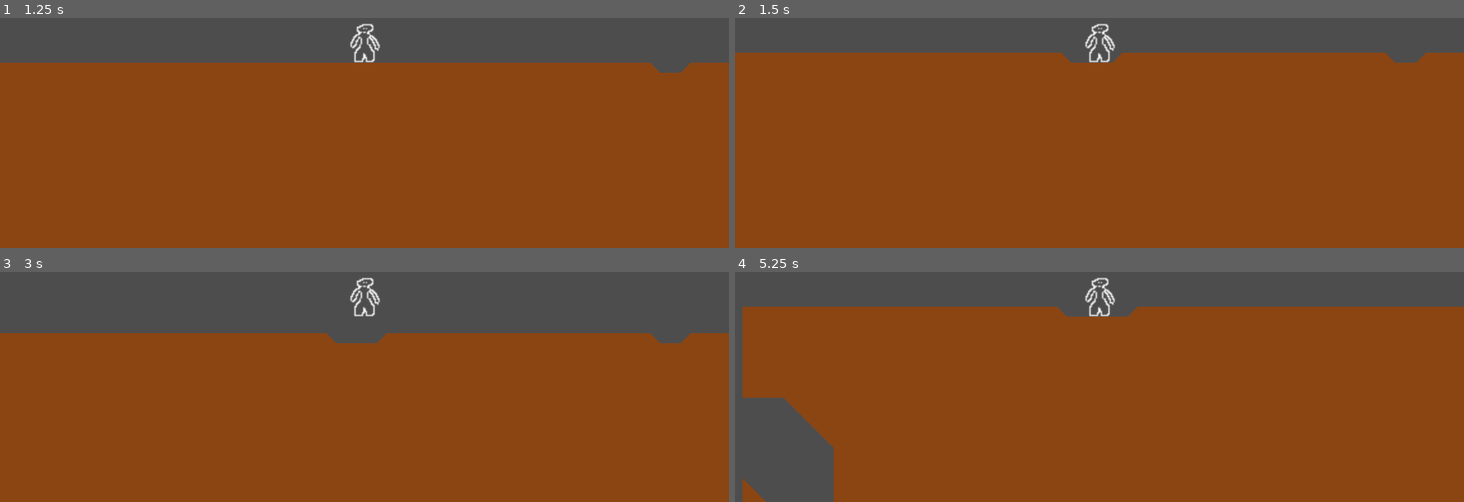
Above: before the commit, frames 1-4 (two rows, left to right).
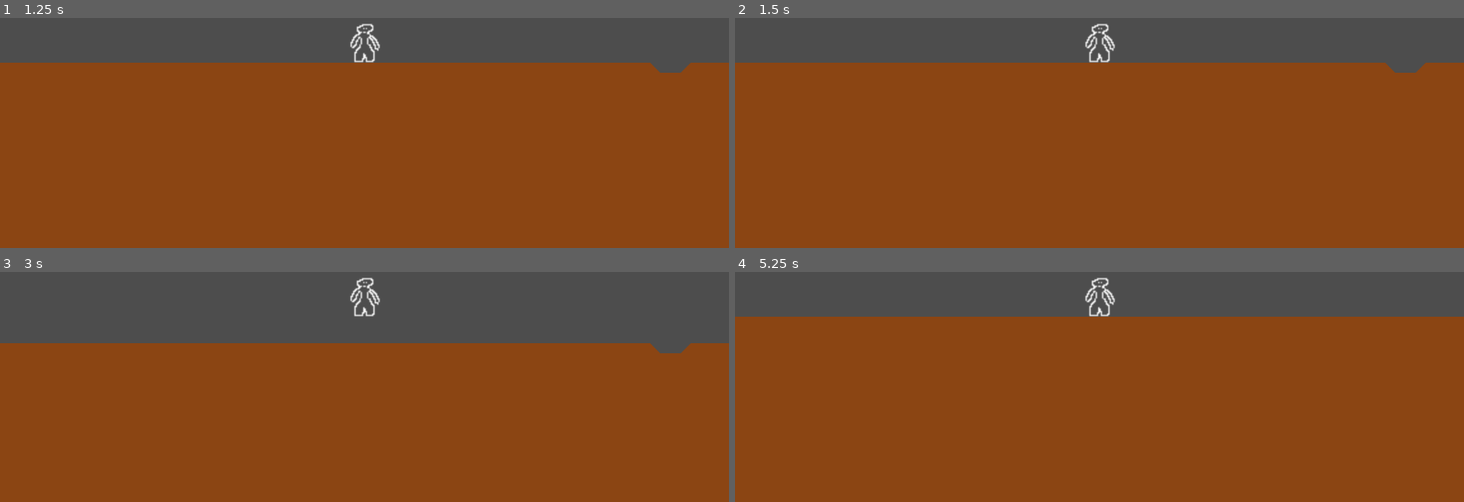
Above: after the commit, the same moments.

Repository: bingecraft-net/sandbox
Game: Godot game, scene res://marching_squares_demo.tscn
The game is run twice, just before and just after one commit, with the same random seed, the same clock (stepped at 60 frames per second) and the same inputs.
Inputs:
- Up to frame 1 (1.25 s): tap Enter at 0.5 s; hold Right (ui_right) from 0.53 s (still down)
- Up to frame 2 (1.5 s): tap Space at 1.25 s; release Right (ui_right) at 1.28 s; hold Down (ui_down) from 1.28 s (still down)
- Up to frame 3 (3 s): tap Enter at 2 s; release Down (ui_down) at 2.03 s; hold Right (ui_right) 2.03-2.78 s; tap Space at 2.75 s; hold Up (ui_up) from 2.78 s (still down)
- Up to frame 4 (5.25 s): release Up (ui_up) at 3.53 s; hold Left (ui_left) 3.53-5.03 s; hold Down (ui_down) from 5.03 s (still down)

Frame 1 is identical in both runs. In frame 2, 4.1% of the frame differs, in the area x 0-100%, y 15-24%; in frame 3, 4.1%; in frame 4, 9.5%, in the area x 0-100%, y 15-100%.

Commit message:
mine in all directions

Diff:
--- a/player.gd
+++ b/player.gd
@@ -2,7 +2,7 @@
 
 @export var speed = 1
 
-signal mine_down(player: Node2D)
+signal mine_down(pos: Vector2, radius: float, delta: float)
 
 # Called when the node enters the scene tree for the first time.
 func _ready() -> void:
@@ -26,7 +26,16 @@
 	if Input.is_action_pressed("ui_down"):
 		linear_velocity += Vector2.DOWN
 
+	if Input.is_action_just_pressed("ui_left"):
+		mine_down.emit($RigidBody2D.global_position + Vector2.LEFT * 32, 32, -0.1)
+
 	if Input.is_action_just_pressed("ui_down"):
-		mine_down.emit(self)
+		mine_down.emit($RigidBody2D.global_position + Vector2.DOWN * 32, 32, -0.1)
+
+	if Input.is_action_just_pressed("ui_right"):
+		mine_down.emit($RigidBody2D.global_position + Vector2.RIGHT * 32, 32, -0.1)
+
+	if Input.is_action_just_pressed("ui_up"):
+		mine_down.emit($RigidBody2D.global_position + Vector2.UP * 32, 32, -0.1)
 
 	$RigidBody2D.linear_velocity = linear_velocity * speed
--- a/terrain.gd
+++ b/terrain.gd
@@ -23,7 +23,7 @@
 func _process(delta: float) -> void:
 	pass
 
-signal player_mine_down(player: Node2D)
+signal player_mine_down(pos: Vector2, radius: float, delta: float)
 
-func _on_player_mine_down(player: Node2D) -> void:
-	player_mine_down.emit(player)
+func _on_player_mine_down(pos: Vector2, radius: float, delta: float) -> void:
+	player_mine_down.emit(pos, radius, delta)
--- a/terrain_chunk.gd
+++ b/terrain_chunk.gd
@@ -22,23 +22,23 @@
 func get_value(x: float, y: float) -> float:
 	var local_grid = global_position_to_local_grid(Vector2(x, y))
 	var edit = edits.get(local_grid)
-	if edit: return edit
+	if edit: return edit + noise.get_noise_2d(x, y)
 	return noise.get_noise_2d(x, y)
 
-func brush_value(xy: Vector2, diameter: int, value: float):
+func brush_value(xy: Vector2, radius: int, delta: float):
 	if (xy - global_position - global_scale / 2).length() > global_scale.length() / 2:
 		return 0
 	var count = 0
-	var brush_top_left = global_position_to_local_grid(xy - Vector2.ONE * diameter / 2)
-	var brush_steps = global_scale_to_local_grid(Vector2.ONE * diameter)
+	var brush_top_left = global_position_to_local_grid(xy - Vector2.ONE * radius)
+	var brush_steps = global_scale_to_local_grid(Vector2.ONE * radius * 2)
 	for index in range(brush_steps.x * brush_steps.y):
 		var x = index % brush_steps.y
 		var y = index / brush_steps.y
 		var pos = brush_top_left + Vector2i(x, y)
-		if (local_grid_to_global_position(pos) - xy).length() < diameter / 2 and \
+		if (local_grid_to_global_position(pos) - xy).length() < radius and \
 			pos.x >= 0 and pos.x <= detail and \
 			pos.y >= 0 and pos.y <= detail:
-			edits[pos] = value
+			edits[pos] = (edits[pos] if pos in edits else 0) + delta
 			count += 1
 	return count
 
@@ -238,6 +238,6 @@
 func _process(delta: float) -> void:
 	pass
 
-func _on_player_mine_down(player: Node2D) -> void:
-	if brush_value(player.get_node("RigidBody2D").global_position, 64, -0.5) > 0:
+func _on_player_mine_down(pos: Vector2, radius: float, delta: float) -> void:
+	if brush_value(pos, radius, delta) > 0:
 		generate()
